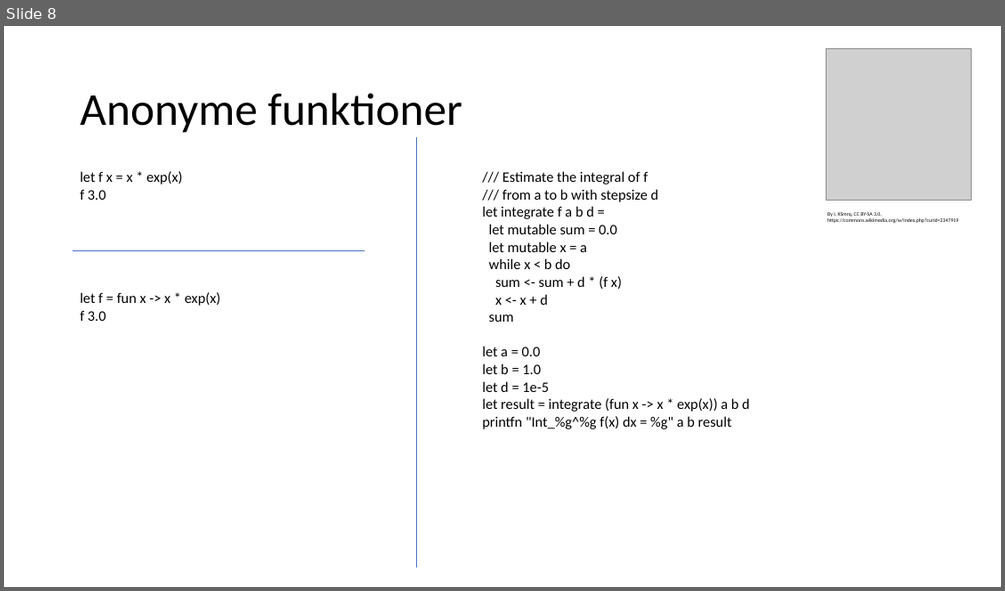
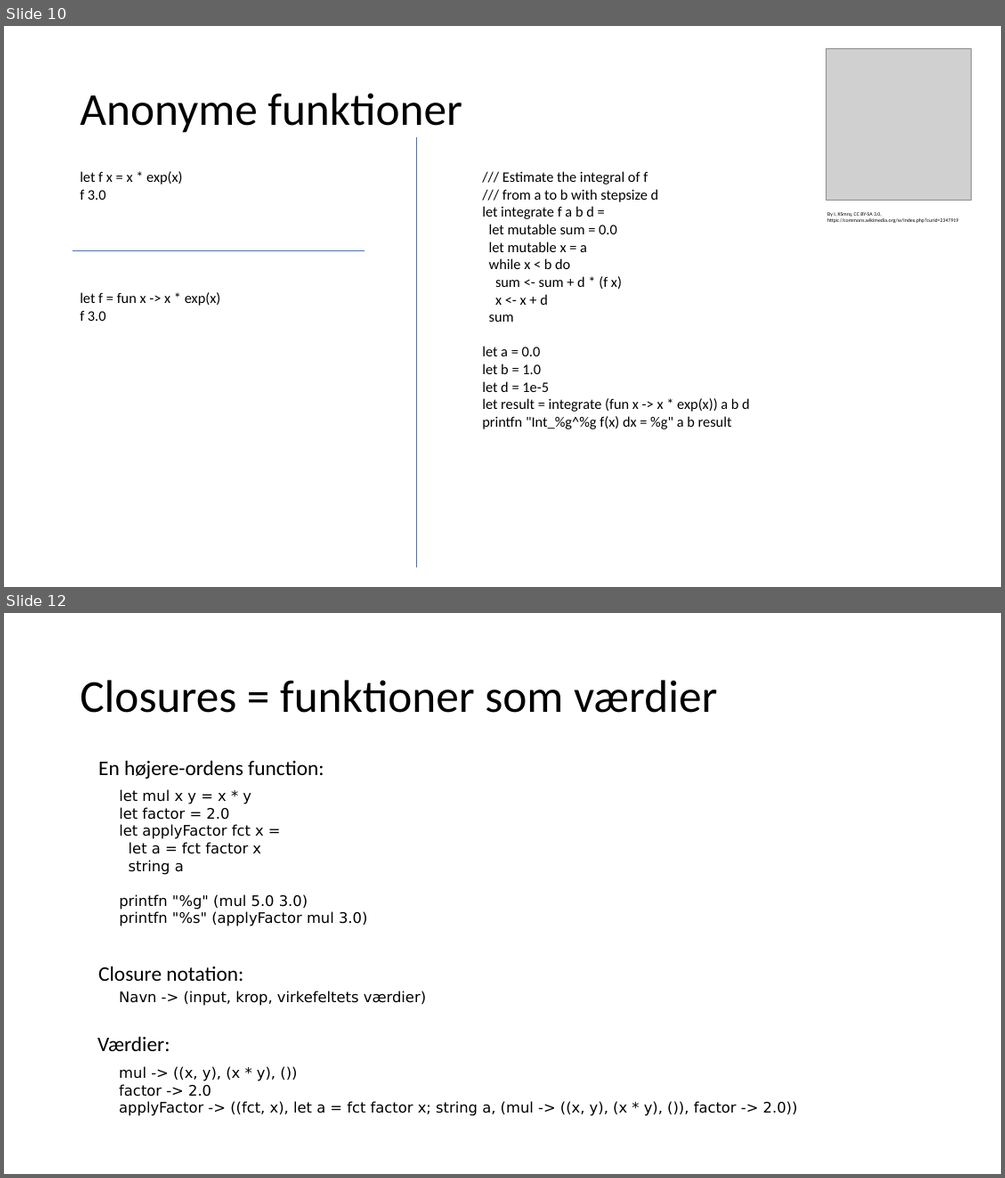
Before and after one commit to fisterloegsovs/pop22, a slide deck: lectures/4.2StackHeapRefsHigherOrderFcts/lecture.pptx. Shown one above the other, each under a label of ours: slide 8 before the commit, slides 10 and 12 after it; the slides between them are not shown. The pictures are 1005x591 and 1005x1178 pixels, drawn with LibreOffice and Linux fonts; fonts in the diff are those of the drawing; grey boxes stand for pictures. Boxes give left, top, right and bottom in pixels: in the first picture for what was removed or moved away, otherwise in the second. Text is boxed around its words. In the diff, an @@ line names an element or a change of style, - is before the commit and + after.

```diff
--- a/lectures/4.2StackHeapRefsHigherOrderFcts/lecture.pptx
+++ b/lectures/4.2StackHeapRefsHigherOrderFcts/lecture.pptx
@@ slide 12 added at [4,613,1001,1174], background #FFFFFF @@
@@ title added at [80,680,717,713], 44 pt, text #000000 @@
+Closures = funktioner som værdier
@@ text added at [98,760,324,779], 20 pt, text #000000 @@
+En højere-ordens function:
@@ text added at [119,789,367,926], 14 pt, text #000000 @@
+let mul x y = x * y
+let factor = 2.0
+let applyFactor fct x =
+let a = fct factor x
+string a
+printfn "%g" (mul 5.0 3.0)
+printfn "%s" (applyFactor mul 3.0)
@@ text added at [98,965,243,981], 20 pt, text #000000 @@
+Closure notation:
@@ text added at [119,990,426,1005], 14 pt, text #000000 @@
+Navn -> (input, krop, virkefeltets værdier)
@@ text added at [97,1036,170,1051], 20 pt, text #000000 @@
+Værdier:
@@ text added at [119,1066,798,1116], 14 pt, text #000000 @@
+mul -> ((x, y), (x * y), ())
+factor -> 2.0
+applyFactor -> ((fct, x), let a = fct factor x; string a, (mul -> ((x, y), (x * y), ()), factor -> 2.0))
@@ what was slide 8 is now slide 10 @@
```
Also in this commit, not shown: 1 slide changed, 8 other slides added, 10 other files.
